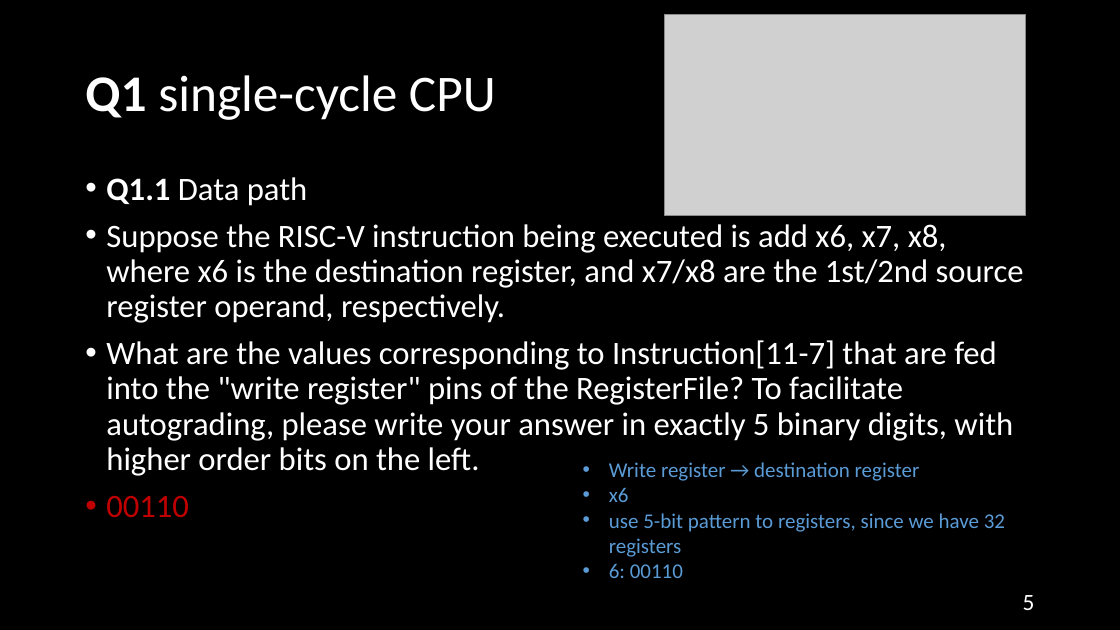
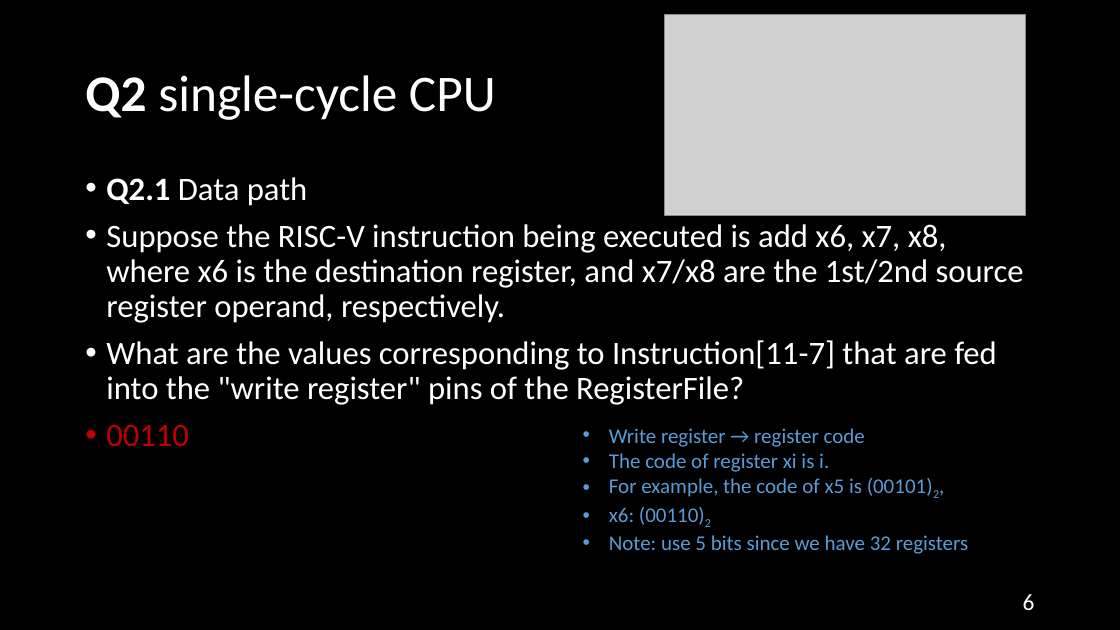
Before and after one commit to NYU-CSO/nyu-cso.github.io, a slide deck: slide 6 of rec-notes/r14.pptx (slide 5 before the commit). Drawn at 1120x630 pixels with LibreOffice and Linux fonts; fonts in the diff are those of the drawing; grey boxes stand for pictures. Boxes give left, top, right and bottom in pixels: in the first picture for what was removed or moved away, otherwise in the second. Text is boxed around its words. In the diff, an @@ line names an element or a change of style, - is before the commit and + after.

```diff
--- a/rec-notes/r14.pptx
+++ b/rec-notes/r14.pptx
@@ title at (85,75,496,120): text changed @@
-Q1 single-cycle CPU
+Q2 single-cycle CPU
@@ text at (106,177,308,206): text changed @@
-• Q1.1 Data path
+• Q2.1 Data path
@@ text at (106,340,997,405): text changed @@
-• What are the values corresponding to Instruction[11-7] that are fed into the "write register" pins of the RegisterFile? To facilitate autograding, please write your answer in exactly 5 binary digits, with higher order bits on the left.
+• What are the values corresponding to Instruction[11-7] that are fed into the "write register" pins of the RegisterFile?
@@ text at (609,428,969,554): text changed @@
-• Write register → destination register
-• x6
-• use 5-bit pattern to registers, since we have 32 registers
-• 6: 00110
+• Write register → register code
+• The code of register xi is i.
+• For example, the code of x5 is (00101)2,
+• x6: (00110)2
+• Note: use 5 bits since we have 32 registers
@@ page number at (1023,594,1035,610): text changed @@
-5
+6
```
Also in this commit, not shown: 26 other slides changed, 54 slides added, 1 slide removed, 1 other file.
